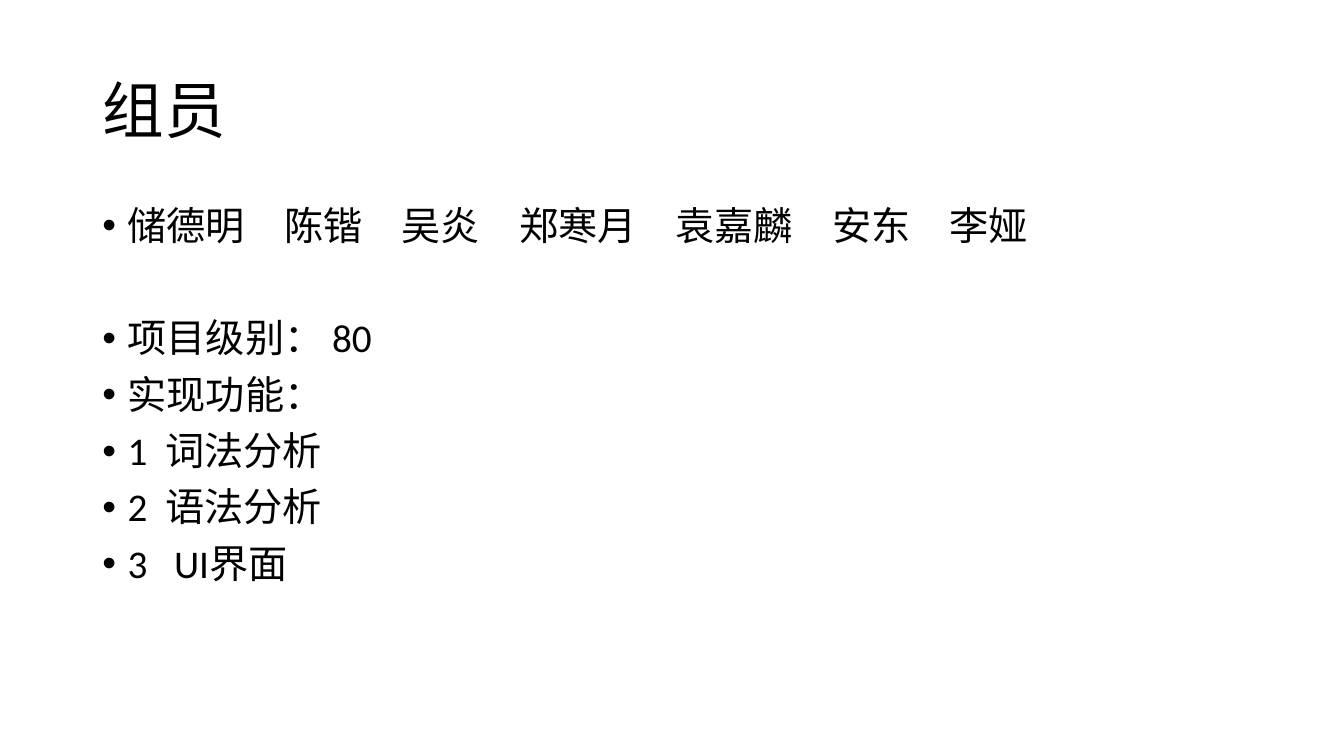
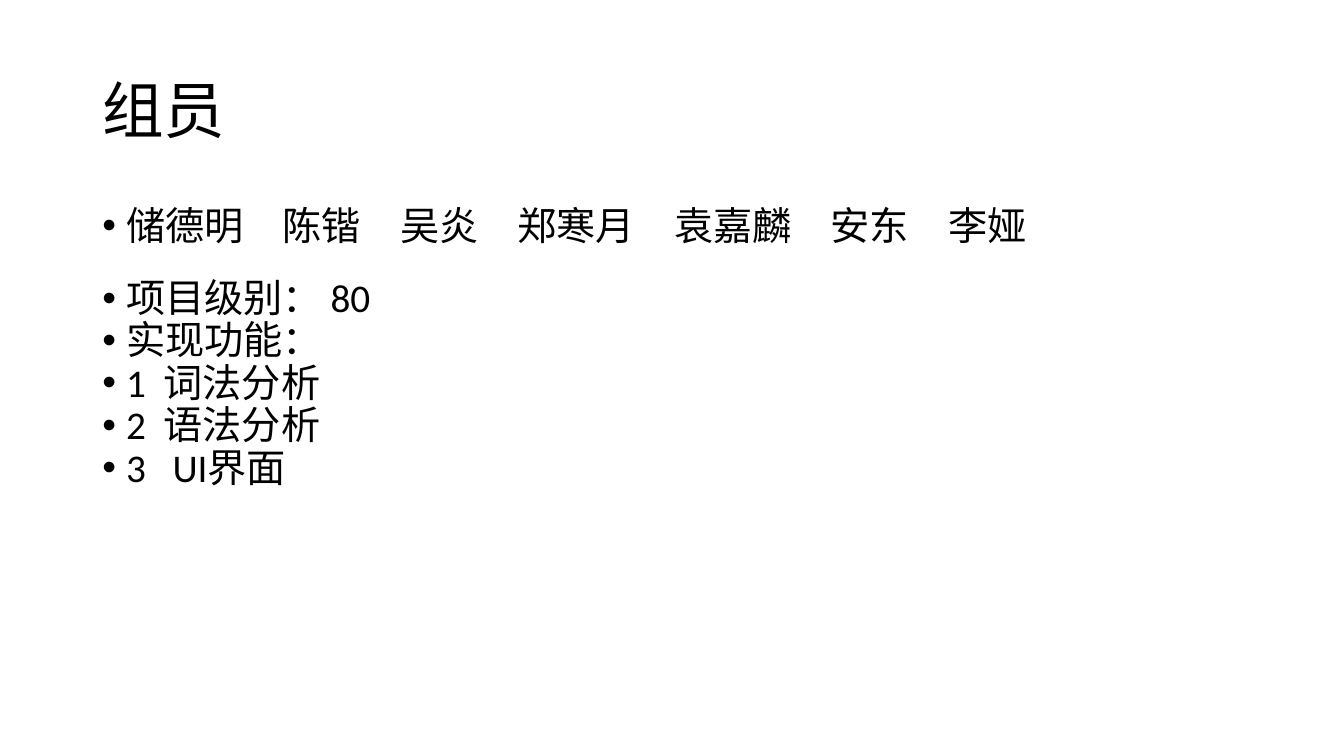
Before and after one commit to ecnucompiler/compiler, a slide deck: slide 2 of 项目说明.pptx. Drawn at 1344x756 pixels with LibreOffice and Linux fonts; fonts in the diff are those of the drawing. Boxes give left, top, right and bottom in pixels: in the first picture for what was removed or moved away, otherwise in the second. Text is boxed around its words. In the diff, an @@ line names an element or a change of style, - is before the commit and + after.

```diff
--- a/项目说明.pptx
+++ b/项目说明.pptx
@@ text "储德明 陈锴 吴炎 郑寒月 袁嘉麟 ..." at box(126, 207, 1026, 485): indent changed; less space between paragraphs @@
```
Also in this commit, not shown: 2 other slides changed, 2 slides added, 1 slide removed, 9 other files.
